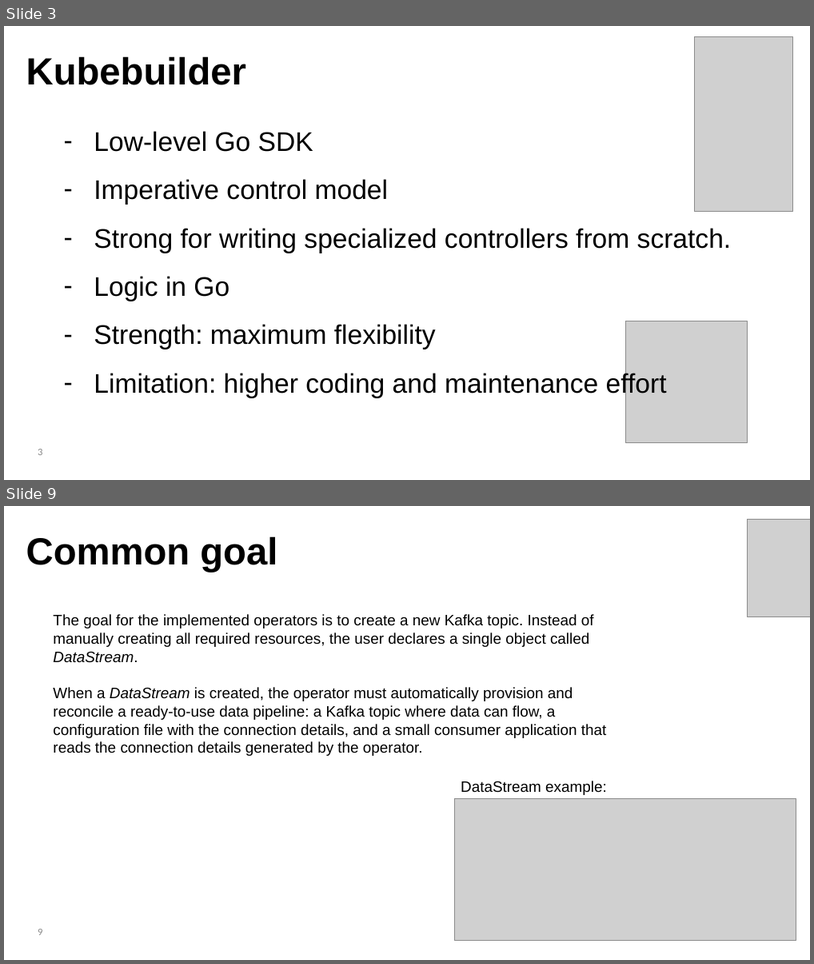
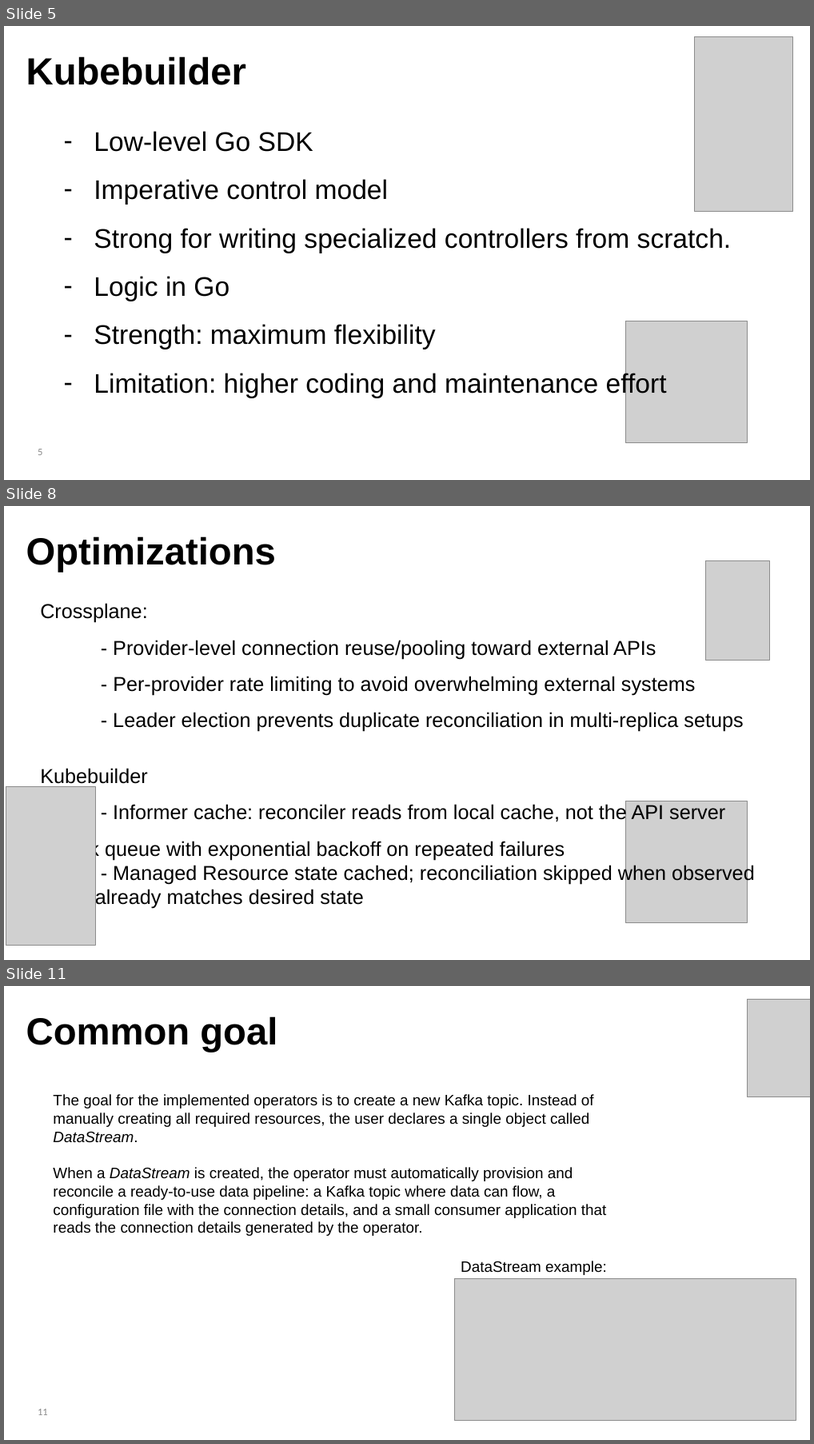
Before and after one commit to lorenzodeluca/kafka-operator-clash, a slide deck: presentation/De Luca Lorenzo_kubebuilder vs crossplane.pptx. Shown one above the other, each under a label of ours: slides 3 and 9 before the commit, slides 5, 8 and 11 after it; the slides between them are not shown. The pictures are 814x964 and 814x1444 pixels, drawn with LibreOffice and Linux fonts; fonts in the diff are those of the drawing; grey boxes stand for pictures. Boxes give left, top, right and bottom in pixels: in the first picture for what was removed or moved away, otherwise in the second. Text is boxed around its words. In the diff, an @@ line names an element or a change of style, - is before the commit and + after.

```diff
--- a/presentation/De Luca Lorenzo_kubebuilder vs crossplane.pptx
+++ b/presentation/De Luca Lorenzo_kubebuilder vs crossplane.pptx
@@ slide 8 added at box(4, 506, 810, 960), background #FFFFFF @@
@@ text added at box(26, 536, 276, 572), 45 pt, text #000000, bold @@
+Optimizations
@@ picture added at box(706, 561, 770, 660) @@
@@ text added at box(40, 603, 743, 732), 24 pt, text #000000 @@
+Crossplane:
+- Provider-level connection reuse/pooling toward external APIs
+- Per-provider rate limiting to avoid overwhelming external systems
+- Leader election prevents duplicate reconciliation in multi-replica setups
@@ text added at box(40, 768, 755, 908), 24 pt, text #000000 @@
+Kubebuilder
+- Informer cache: reconciler reads from local cache, not the API server - Work queue with exponential backoff on repeated failures
+- Managed Resource state cached; reconciliation skipped when observed state already matches desired state
@@ picture added at box(6, 787, 96, 944) @@
@@ picture added at box(626, 800, 747, 922) @@
@@ what was slide 3 is now slide 5 @@
@@ what was slide 9 is now slide 11 @@
@@ page number at box(38, 1408, 48, 1415): text changed @@
-9
+11
```
Also in this commit, not shown: 5 slides changed, 6 other slides added, 2 slides removed, 11 other files.
